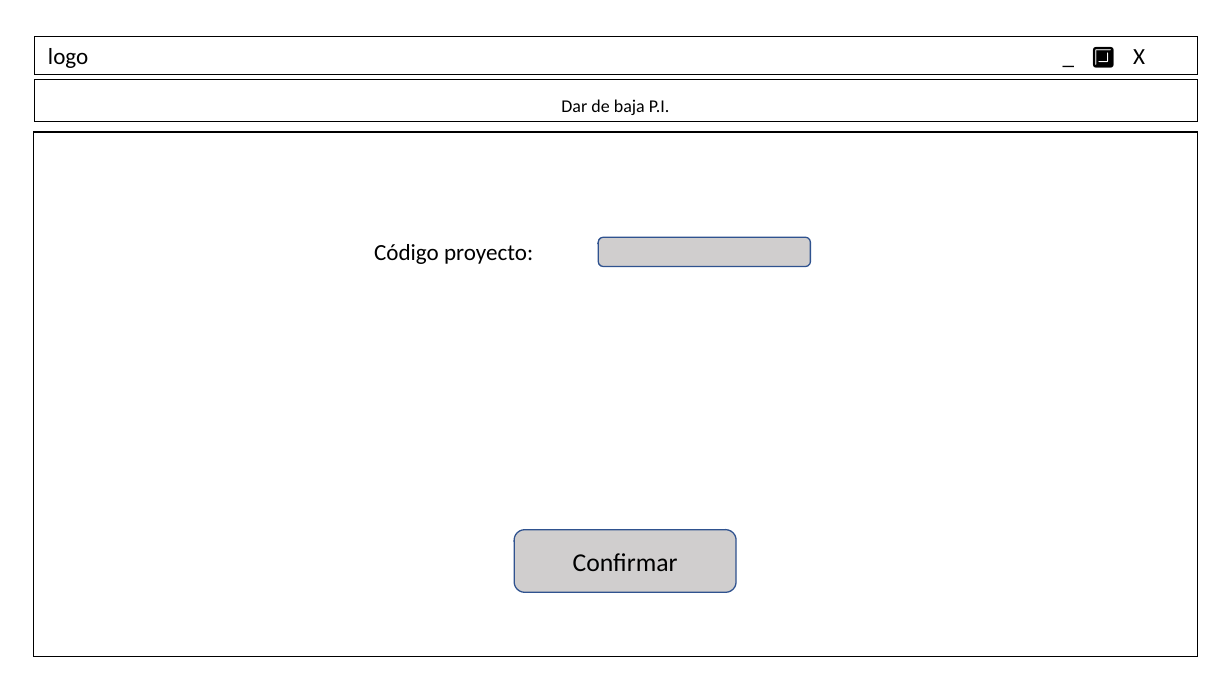
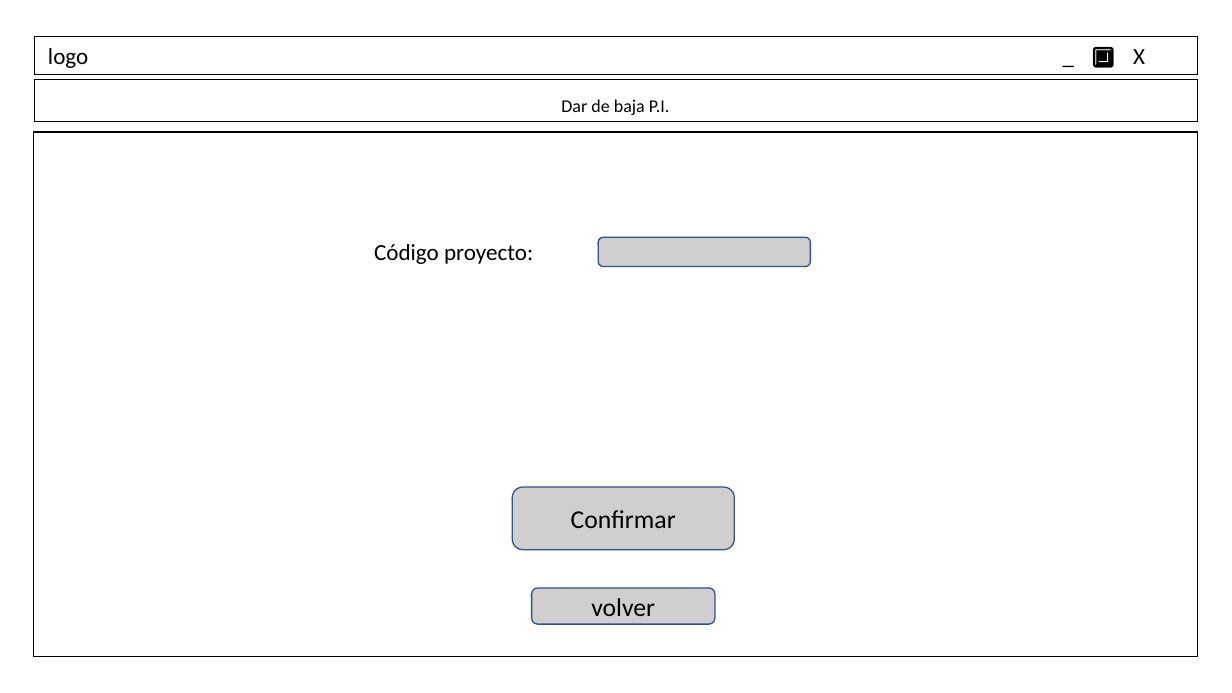
Before and after one commit to ElenaSaugar/PROYECTO-INTEGRADOR, a slide deck: slide 4 of Programacion/MockUp.odp. Drawn at 1232x693 pixels with LibreOffice and Linux fonts; fonts in the diff are those of the drawing. Boxes give left, top, right and bottom in pixels: in the first picture for what was removed or moved away, otherwise in the second. Text is boxed around its words. In the diff, an @@ line names an element or a change of style, - is before the commit and + after.

```diff
--- a/Programacion/MockUp.odp
+++ b/Programacion/MockUp.odp
@@ freeform shape "Confirmar" moved from (x1=514, y1=530, x2=736, y2=592) to (x1=512, y1=487, x2=734, y2=550) @@
@@ freeform shape added at (x1=531, y1=588, x2=714, y2=624), fill #D0CECE, outline #2F528F 0.99 pt, 20 pt, text #000000 @@
+volver
```
Also in this commit, not shown: 5 other slides changed, 1 slide added.
